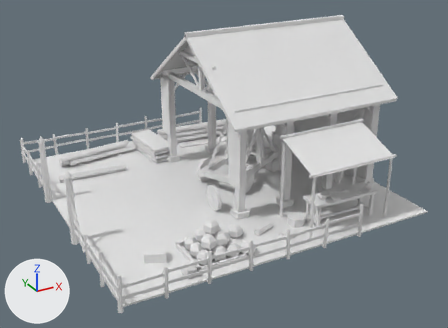
A saved change to the glTF model SourceArt/Buildings/SM_Bld_Workshop.gltf.
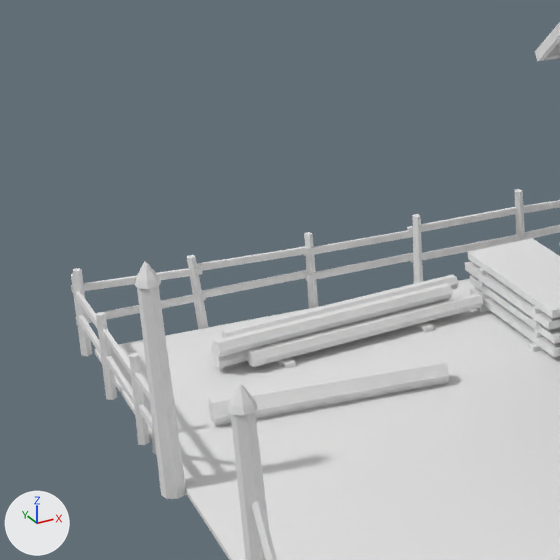
There are two pictures of each version: one whole from a 50 mm camera at (-8.34, -16.11, 8.67) aimed at (0.09, -0.79, 1.01), one close up on the part from 0% to 35% of the width and 19% to 67% of the height. Arrows for +X, +Y and +Z are at lower left; the lights stay in place. The first two pictures are the older version. Vertices at exactly the same position are counted once.

Objects in the first close-up: 'SM_Bld_Workshop'.
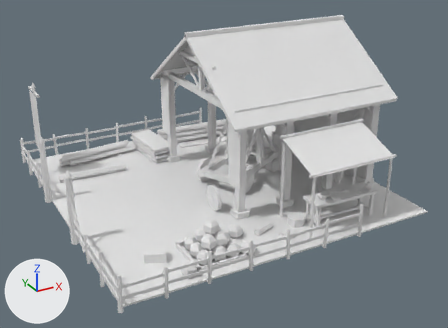
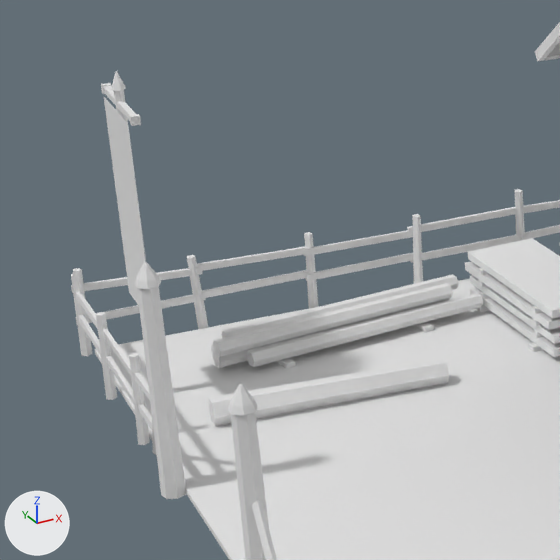
Location of each change, [x1, y1, x2, y2] in pixels of the close-ups (560 x 560 px):
part 1 of me_sm_bld_workshop, added (mostly hidden)
    after: [114, 90, 146, 261]
part 2 of me_sm_bld_workshop, added
    after: [104, 86, 136, 121]
part 3 of me_sm_bld_workshop, added
    after: [101, 83, 111, 94]
part 4 of me_sm_bld_workshop, added
    after: [129, 114, 141, 126]
part 5 of me_sm_bld_workshop, added
    after: [104, 71, 145, 305]

What changed in the scene script:
```text
Add mat_bld_levelflag:
    mat_bld_levelflag = bpy.data.materials.new('Bld_LevelFlag')
    # nodes: BsdfPrincipled, Math, Mix, OutputMaterial, VertexColor
    # colours: white #e7e7e7, mixed with the vertex colours
Change me_sm_bld_workshop:
    used by ob_sm_bld_workshop; location = (0.0, 0.0, 0.0)
    remove me_sm_bld_workshop.from_pydata(...)  # 2563 vertices, 3937 faces; spans x -4.95..4.93, y -4.93..4.92, z -0.04..4.97
    add me_sm_bld_workshop.from_pydata(...)  # 2615 vertices, 4015 faces; spans x -4.95..4.93, y -4.93..4.92, z -0.04..4.97
    me_sm_bld_workshop part 1: a new loose piece, a 6-sided cut cone along z (radius 0.055 at the low end, 0.045 at the high end) spanning x -4.528..-4.432, y 3.345..3.455, z -0.04..3.0, in mat_bld_beam
    me_sm_bld_workshop part 2: a new loose piece, a box spanning x -4.51..-4.45, y 2.87..3.93, z 2.83..2.89, in mat_bld_beam
    me_sm_bld_workshop part 3: a new loose piece, a box spanning x -4.52..-4.44, y 3.91..3.97, z 2.82..2.9, in mat_bld_bronze
    me_sm_bld_workshop part 4: a new loose piece, a box spanning x -4.52..-4.44, y 2.83..2.89, z 2.82..2.9, in mat_bld_bronze
    me_sm_bld_workshop part 5
    16 vertices are added at x -4.54..-4.42, y 2.94..3.86, z 0.9..3.16
    20 new faces join them, mat_bld_bronze
    2 new faces join them, mat_bld_levelflag
    add me_sm_bld_workshop.materials.append(mat_bld_levelflag)
```
